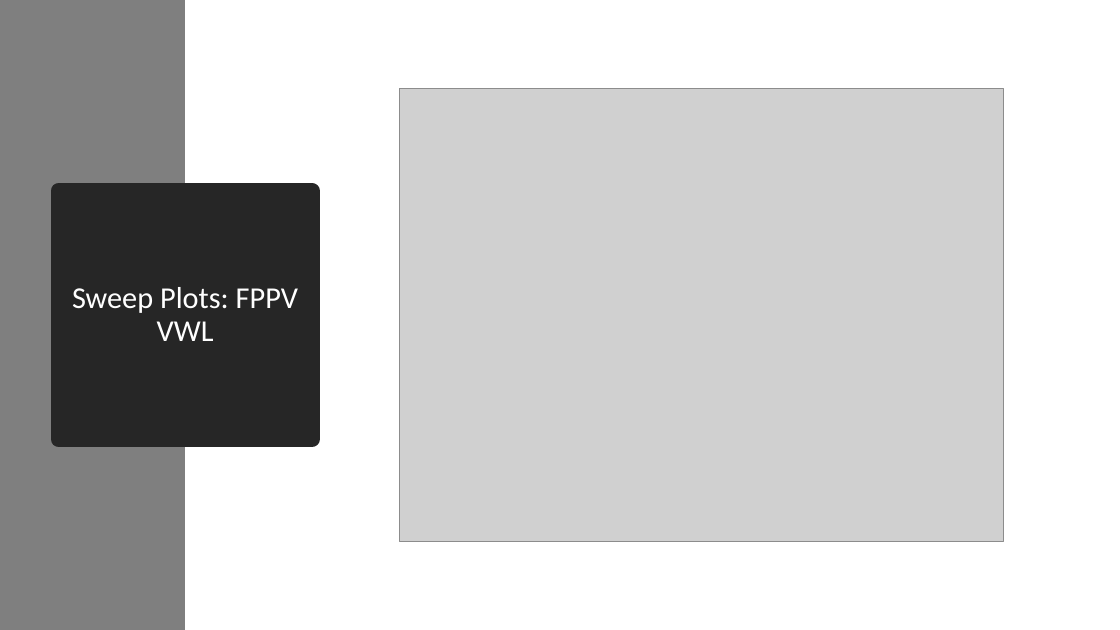
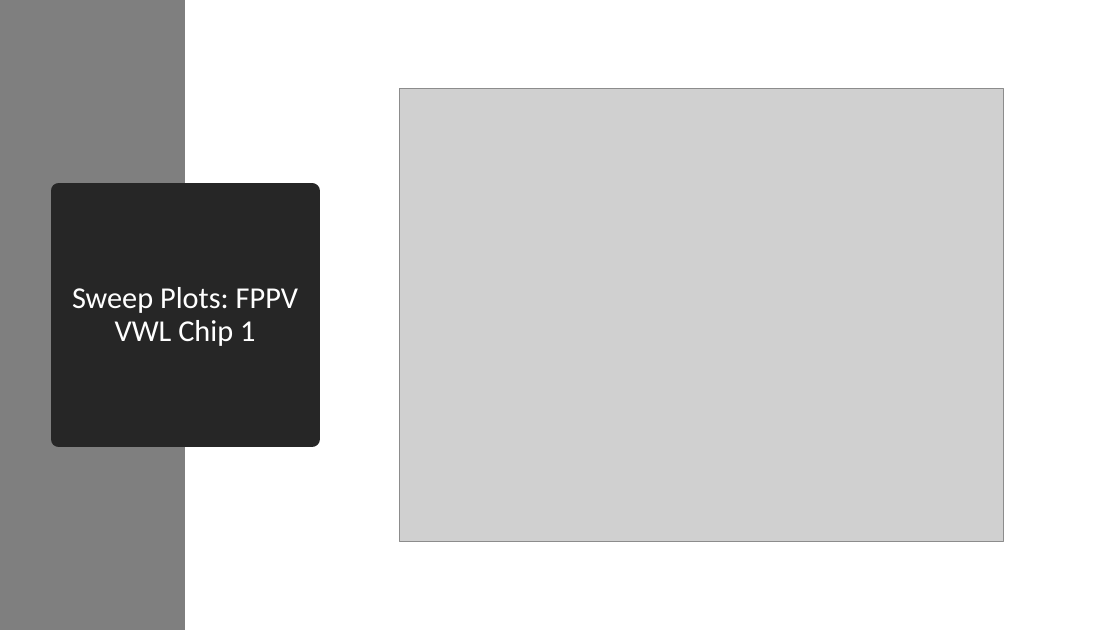
Before and after one commit to akashlevy/RRAM-RADAR-Tuning, a slide deck: slide 5 of presentations/Updates 8-4-20.pptx. Drawn at 1120x630 pixels with LibreOffice and Linux fonts; fonts in the diff are those of the drawing; grey boxes stand for pictures. Boxes give left, top, right and bottom in pixels: in the first picture for what was removed or moved away, otherwise in the second. Text is boxed around its words. In the diff, an @@ line names an element or a change of style, - is before the commit and + after.

```diff
--- a/presentations/Updates 8-4-20.pptx
+++ b/presentations/Updates 8-4-20.pptx
@@ title at box(72, 287, 298, 346): text changed @@
-Sweep Plots: FPPV VWL
+Sweep Plots: FPPV VWL Chip 1
```
Also in this commit, not shown: 1 other slide changed, 2 slides added, 13 other files.
